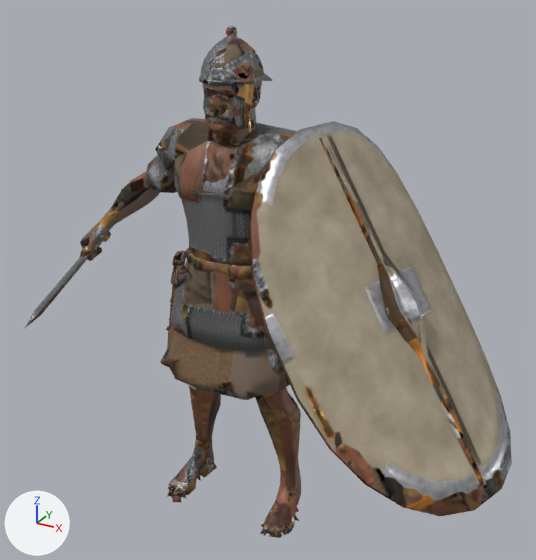
An edit to the glTF model public/battles/models/libyan-infantry.glb, drawn before and after from the same camera.
Rendered twice from a 50 mm camera at (1.195, -1.923, 1.899) aimed at (0.162, -0.044, 0.96). Arrows for +X, +Y and +Z are at lower left; the lights stay in place. The first picture is the older version. Objects named as collision shapes, trigger or cutter boxes, shadow casters or lower levels of detail are left out. Vertices at exactly the same position are counted once.

In view in the first picture: 'LOD0'.
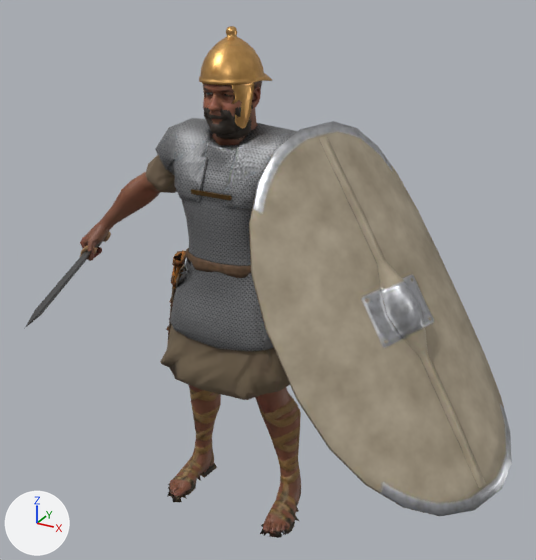
The change, as JSON lines over the scene's bpy script:
```json
{"block": "me_lod0", "where": "# used by ob_lod0; location = (0.0, 0.0, 0.0)"}
{"op": "remove", "block": "me_lod0", "code": "me_lod0.from_pydata(...)  # 4536 vertices, 7638 faces; spans x -0.63..0.96, y -0.58..0.38, z -0.01..1.71"}
{"op": "add", "block": "me_lod0", "code": "me_lod0.from_pydata(...)  # 4844 vertices, 8050 faces; spans x -0.63..0.96, y -0.58..0.38, z -0.01..1.71"}
{"block": "me_lod0", "change": "me_lod0 part 1: 4 vertices moved within x -0.06..0.06, y -0.05..-0.01, z 1.44..1.47; 308 vertices added at x -0.07..0.07, y -0.08..0.01, z 1.38..1.48"}
{"block": "me_lod0", "change": "me_lod0 part 2: 7473 kept faces spanning x -0.63..0.96, y -0.58..0.38, z -0.01..1.71 get new texture (UV) coordinates"}
```

Boxes [x1, y1, x2, y2] around the edits, measured in the pictures (536 x 560 px):
```json
{"part": 1, "of": "me_lod0", "change": "built on", "after": [204, 107, 244, 140]}
{"part": 2, "of": "me_lod0", "change": "surface changed", "before": [26, 26, 512, 538], "after": [26, 26, 512, 538]}
```
